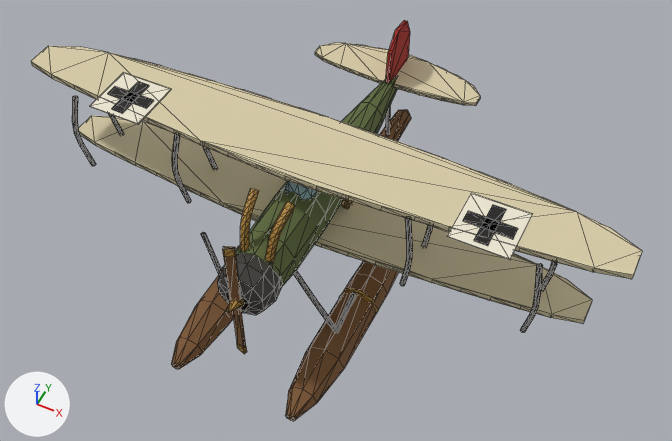
The OBJ model Assets/Redbaron/Naves/Garza.obj, before and after one commit.
Rendered twice from a 50 mm lens placed at (5.9, -10.93, 15.61), pointed at (0.32, 0.24, 1.65). Lighting does not change. The marker at lower left points along +X, +Y and +Z. The picture after the commit comes second. Mesh edges are drawn as thin lines. Where no turn or scale is listed for an object, it has been applied to the vertices. Vertices at exactly the same position are counted once.

The scene before the commit, as lines of its bpy script (objects in view):
```python
me_garza = bpy.data.meshes.new('Garza')
me_garza.from_pydata(...)  # 1504 vertices, 2588 faces; spans x -6.0..6.0, y -3.5..4.6, z -0.01..4.06
me_garza.materials.append(mat_oliva)  # dark green #5d6a3c
me_garza.materials.append(mat_hierro)  # dark grey #3a3733
me_garza.materials.append(mat_laton)  # orange #b68a38
me_garza.materials.append(mat_cuero)  # brown #59371f
me_garza.materials.append(mat_cristal)  # cyan #9dc4ca
me_garza.materials.append(mat_lona)  # beige #d7cba8
me_garza.materials.append(mat_crema)  # pale yellow #ede7d3
me_garza.materials.append(mat_negro)  # black #151310
me_garza.materials.append(mat_madera)  # brown #7b5531
me_garza.materials.append(mat_equipo)  # red #a52219
me_garza.materials.append(mat_cobre)  # brown #a7572b
ob_garza = bpy.data.objects.new('Garza', me_garza)
ob_garza.location = (0.0, 0.0, 0.0)
```
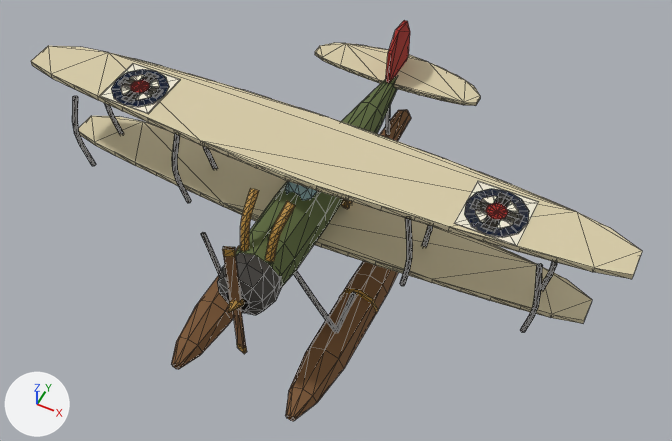
Patch to the scene script:
```diff
--- a/Assets/Redbaron/Naves/Garza.obj.py
+++ b/Assets/Redbaron/Naves/Garza.obj.py
@@ mat_escb @@
+mat_escb = principled_material('EscB')
+mat_escb.base_color = (0.374, 0.0161, 0.0097)  # red #a52219
+mat_escb.roughness = 0.8
@@ mat_esca @@
+mat_esca = principled_material('EscA')
+mat_esca.base_color = (0.0242, 0.0759, 0.259)  # blue #2b4e8b
+mat_esca.roughness = 0.8
@@ mat_cruzfondo @@
+mat_cruzfondo = principled_material('CruzFondo')
+mat_cruzfondo.base_color = (0.843, 0.797, 0.652)  # pale yellow #ede7d3
+mat_cruzfondo.roughness = 0.859
@@ me_garza @@
 # used by ob_garza; location = (0.0, 0.0, 0.0)
-me_garza.from_pydata(...)  # 1504 vertices, 2588 faces; spans x -6.0..6.0, y -3.5..4.6, z -0.01..4.06
+me_garza.from_pydata(...)  # 1652 vertices, 2860 faces; spans x -6.0..6.0, y -3.5..4.6, z -0.01..4.06
+# me_garza part 1: a new loose piece, a 12-sided cylinder along z spanning x -4.15..-3.05, y -0.83..0.27, z 4.0..4.02, in mat_esca (blue #2b4e8b)
+# me_garza part 2: a new loose piece, a 12-sided cylinder along z spanning x -3.967..-3.233, y -0.647..0.087, z 4.005..4.035, in mat_crema (pale yellow #ede7d3)
+# me_garza part 3: a new loose piece, a 10-sided cylinder along z spanning x -3.774..-3.426, y -0.463..-0.097, z 4.01..4.05, in mat_escb (red #a52219)
+# me_garza part 4: the loose piece of 8 vertices spanning x -4.15..-3.05, y -1.15..-0.05, z 4.0..4.02 is moved by (0.0, 0.32, 0.0), in mat_cruzfondo (pale yellow #ede7d3)
+# me_garza part 5: the loose piece of 8 vertices spanning x -4.04..-3.16, y -0.72..-0.48, z 4.01..4.03 is moved by (0.0, 0.32, 0.0)
+# me_garza part 6: the loose piece of 8 vertices spanning x -3.72..-3.48, y -1.04..-0.16, z 4.01..4.03 is moved by (0.0, 0.32, 0.0)
+# me_garza part 7: a new loose piece, a 12-sided cylinder along z spanning x 3.05..4.15, y -0.83..0.27, z 4.0..4.02, in mat_esca (blue #2b4e8b)
+# me_garza part 8: a new loose piece, a 12-sided cylinder along z spanning x 3.233..3.967, y -0.647..0.087, z 4.005..4.035, in mat_crema (pale yellow #ede7d3)
+# me_garza part 9: a new loose piece, a 10-sided cylinder along z spanning x 3.426..3.774, y -0.463..-0.097, z 4.01..4.05, in mat_escb (red #a52219)
+# me_garza part 10: the loose piece of 8 vertices spanning x 3.05..4.15, y -1.15..-0.05, z 4.0..4.02 is moved by (0.0, 0.32, 0.0), in mat_cruzfondo (pale yellow #ede7d3)
+# me_garza part 11: the loose piece of 8 vertices spanning x 3.16..4.04, y -0.72..-0.48, z 4.01..4.03 is moved by (0.0, 0.32, 0.0)
+# me_garza part 12: the loose piece of 8 vertices spanning x 3.48..3.72, y -1.04..-0.16, z 4.01..4.03 is moved by (0.0, 0.32, 0.0)
 me_garza.materials.append(mat_oliva)
@@ me_garza @@
 me_garza.materials.append(mat_cobre)
+me_garza.materials.append(mat_esca)  # blue #2b4e8b
+me_garza.materials.append(mat_escb)  # red #a52219
+me_garza.materials.append(mat_cruzfondo)  # pale yellow #ede7d3
```

Pixel boxes [x1, y1, x2, y2] of what changed, in the pictures (672 x 441 px; the box of a moved part takes in the faces that stretch with it):
part 1 of me_garza, added
    after: [111, 69, 169, 106]
part 2 of me_garza, added
    after: [121, 75, 159, 100]
part 3 of me_garza, added
    after: [131, 80, 149, 93]
part 4 of me_garza, moved or reshaped
    before: [89, 72, 171, 124]
    after: [99, 63, 180, 114]
part 5 of me_garza, moved or reshaped
    before: [108, 86, 154, 108]
    after: [117, 77, 163, 98]
part 6 of me_garza, moved or reshaped
    before: [112, 82, 149, 113]
    after: [122, 72, 158, 103]
part 7 of me_garza, added
    after: [464, 189, 529, 237]
part 8 of me_garza, added
    after: [475, 196, 518, 229]
part 9 of me_garza, added
    after: [486, 203, 508, 220]
part 10 of me_garza, moved or reshaped
    before: [447, 193, 532, 260]
    after: [454, 181, 539, 246]
part 11 of me_garza, moved or reshaped
    before: [463, 211, 518, 239]
    after: [470, 199, 524, 226]
part 12 of me_garza, moved or reshaped
    before: [474, 205, 506, 245]
    after: [481, 192, 512, 232]
